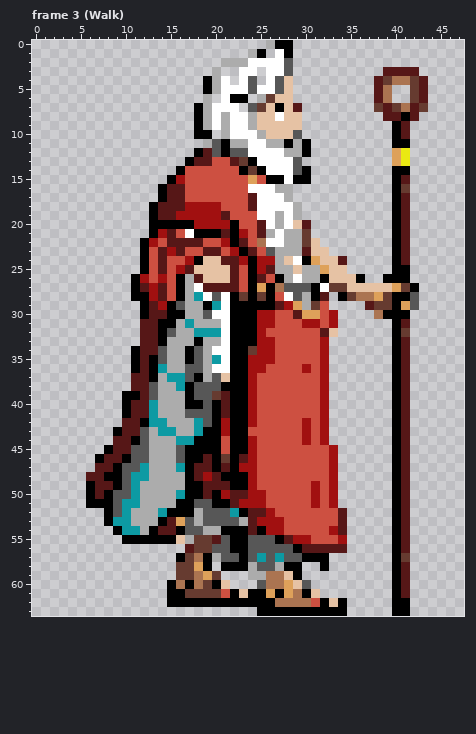
Pixel-art file, stored at res/Sprites/Characters/xander.ase. This is how it looked before the edit.
48x64 pixels, 13 frames. Shown: frame 3 (Walk). The commit also changed other frames, which this record leaves out.
New version:
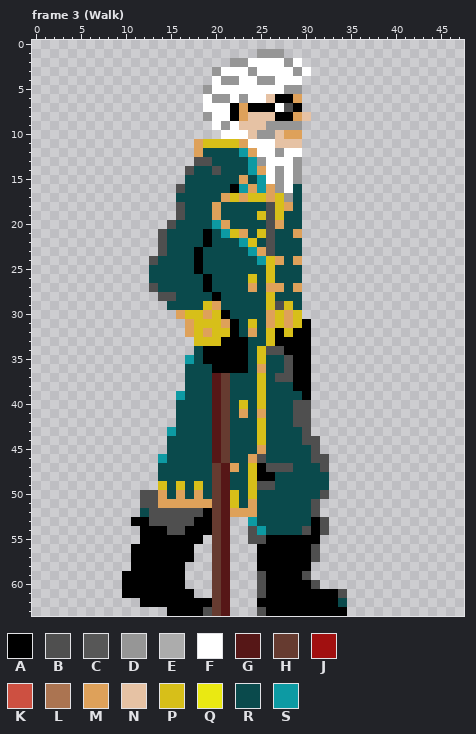
Palette (. is transparent): A #000000  B #4f4f4f  C #575757  D #969696  E #acacac  F #ffffff  G #561717  H #663b30  J #a11010  K #cd5041  L #ab7451  M #dea15a  N #e6c2a4  P #d7bf19  Q #eae912  R #0a4a4c  S #0d9aa3
What changed:
layer "Abrigo trasero" added
layer "Pierna trasera" added
layer "Pierna frontal" added
layer "Abrigo frontal" added
layer "Bastón" added
layer "Solapa" added
layer "Pie trasero" removed
layer "Pie deltantero" removed
Changed rows in their new state; - is an unchanged pixel.
Frame 3 (Walk):
first column x 6:
 0 --------------------...---------------
 1 ------------------.DDD.---------------
 2 ---------------.DD----DF--------------
 3 --------------DFF-DF--FDF--------....-
 4 -------------.FDD-FDDFFF--------......
 5 -------------DF---F--FDD--------..--..
 6 -------------FDDFDFFNAAM--------..--..
 7 ------------.F--AMAAAFBA--------......
 8 ------------.D-FAMN--AAMN--------....-
 9 ------------..-D-NN-DDDD----------..--
10 ------------..-F--NDD-MM----------..--
11 ------------MPPPPM--FNNN.---------..--
12 ------------MRRRRSM--DFF.---------..--
13 -----------.BBRRRRSD---D----------..--
14 ----------.BRRBRRRSM-D-D.---------..--
15 ---------..RRRRRRMRSFD-D.---------..--
16 --------..BRRRRRASMSMDFR----------..--
17 --------..RRRRRMPMPPMPDR----------..--
18 -------...BRRRMRRRRRBPMR----------..--
19 -------...BRRRMRRRRPBPRR----------..--
20 -------..BRRRRSMRRRRBMRR.---------..--
21 -------.BRRRR-RSPMRPBRRM.---------..--
22 ------..BRRRRARRRSPRBRRR..--------..--
23 ------..BRRRARRRRRSMBRRR...-------..--
24 ------.BRRRR-RRRRRRSPMRM.....-----..--
25 ------.RRRRRARRRRRRRPRRR.....-----..--
26 -----..RRRRRRARRRRPRPRRR.......--...--
27 -----..BRRRRRARRRRMRMMRM.............-
28 -----...BBRRRRARRRRRPRRR...-.........-
29 ------...RRRRPMRRRRRPBPR...----......-
30 ------....MPPMPARRRRMPMP....----....--
31 ------.....MPPPM-RPRMPMPA...------..--
32 ------.....MPMPP-RMRPAPAA...------..--
33 ------......PPPA--RRPAAAA..-------..--
34 -----.......RAAA--RPBBAAA..-------..--
35 -----......SRAAA--RPRRBAA..-------..--
36 -----......RRRAA--RMRRBAA..-------..--
37 -----......RRRGHRRRPRBBAA..-------..--
38 -----......RRRGHRRRPRRRAA..-------..--
39 ----......SRRRGHRRRPRRRRA..-------..--
40 ----......RRRRGHRPRPRRRBB..-------..--
41 ----......RRRRGHRMRMRRRBB..-------..--
42 ----......RRRRGHRRRPRRRBB..-------..--
43 ---......-RRRRGHRRRPRRRRB..-------..--
44 ---......RRRRRGHRRRPRRRRBB.-------..--
45 --.......RRRRRGHRRRMRRRRRB..------..--
46 -.......SRRRRRG-RRMBRRRRRBB.------..--
47 -.......RRRRRRH-MRPABBBRRRB.------..--
48 ........RRRRRRHGRRPAARRRRRR.------..--
49 ........PRPRPRH-RRPBBRRRRRR.------..--
50 ......BBMRMRMRHGPRPRRRRRRRB.------..--
51 ......BBMMMMMMHGPRMRRRRRRB..------..--
52 --....RBBBBBBAHGMMMRRRRRRB...-----..--
53 --...AABBBBBAAHG..SRRRRRRAB..-----..--
54 ---...A-ABBAAAHG..BSRRRRBAB..-----..--
55 ----..----AAA.HG..BBA-AAAA...-----..--
56 -----AAAAAAA..HG...AAAA-AB...-----..--
57 -----AAAAA-A..HG...AAAAA-B.-------..--
58 -----AAAAAA...HG...AAA--A-.-------..--
59 ----AAAAAAA...-G--.BAAA-B---------..--
60 ----AAAAA-A...HG---BAAAAAB--------..--
61 ----AAAAA--A..-G...BA-AA-AAAB-----..--
62 ------AAA-----HG...--AAAAA-AR-----..--
63 ---------AAAABHG---B--------------..--
Where, in picture pixels (left, top, right, bottom), the same in both pictures:
changed: (86, 40, 428, 616)
